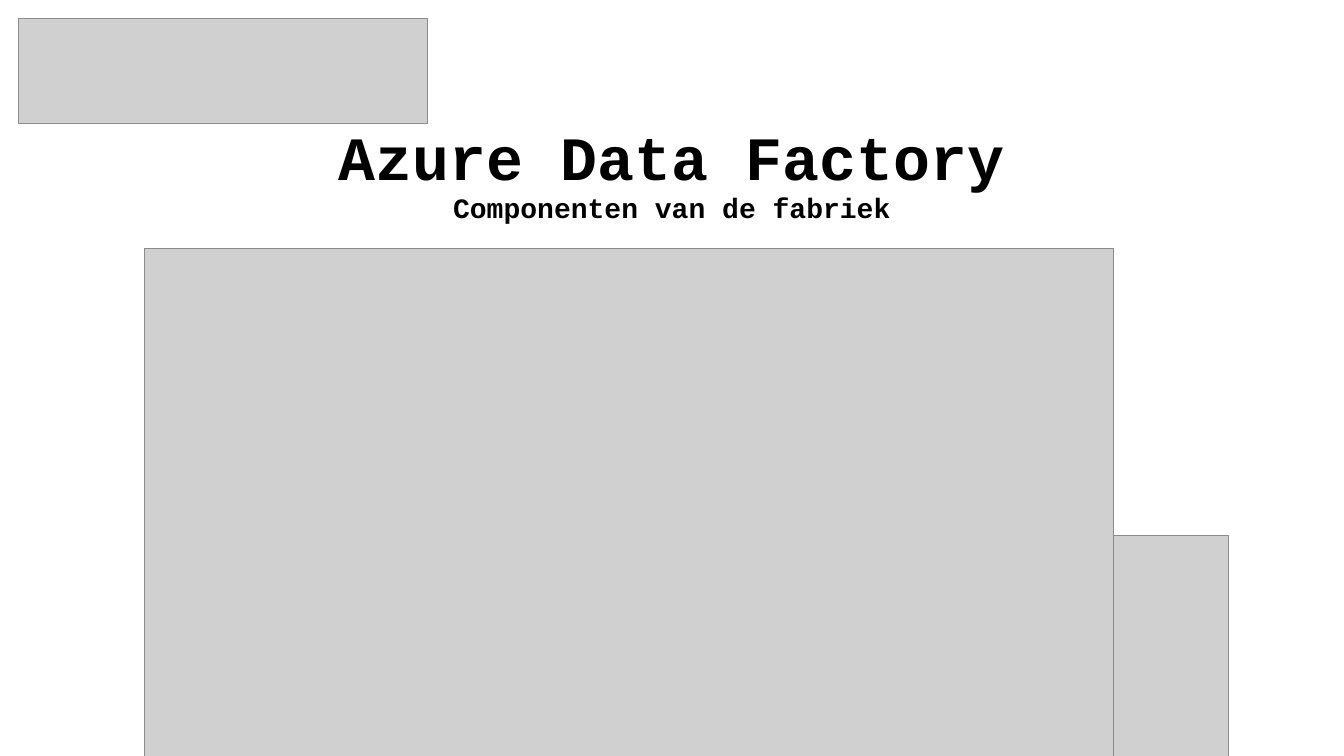
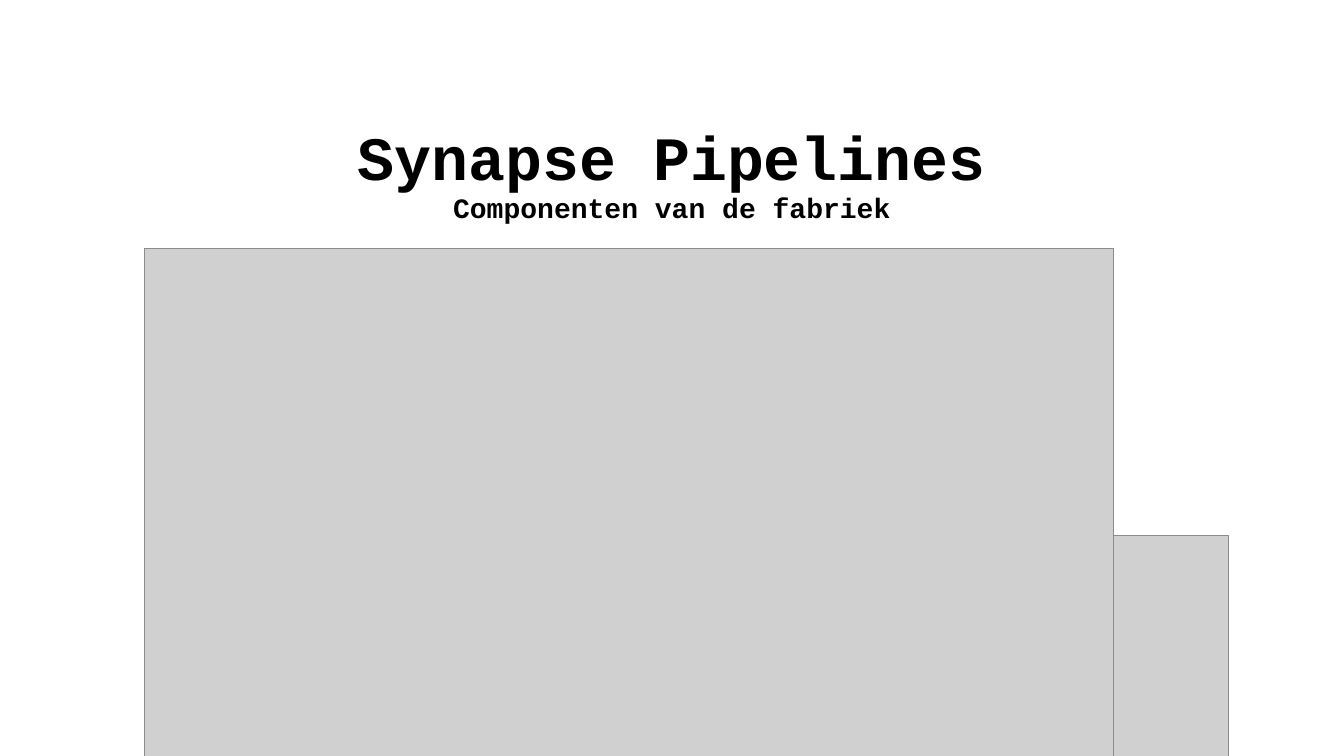
Before and after one commit to wortell-smart-learning/Synapse-Pipelines-Training, a slide deck: slide 13 of Slides/Azure Data Factory Fundamentals Dag 1.pptx. Drawn at 1344x756 pixels with LibreOffice and Linux fonts; fonts in the diff are those of the drawing; grey boxes stand for pictures; background and template pictures are left out. Boxes give left, top, right and bottom in pixels: in the first picture for what was removed or moved away, otherwise in the second. Text is boxed around its words. In the diff, an @@ line names an element or a change of style, - is before the commit and + after.

```diff
--- a/Slides/Azure Data Factory Fundamentals Dag 1.pptx
+++ b/Slides/Azure Data Factory Fundamentals Dag 1.pptx
@@ picture removed at box(19, 19, 427, 124) @@
@@ title at box(357, 136, 986, 224): text changed @@
-Azure Data Factory
-Componenten van de fabriek
+Synapse Pipelines
+Componenten van de fabriek
```
Also in this commit, not shown: 36 other slides changed, 1 slide removed, 22 other files.
